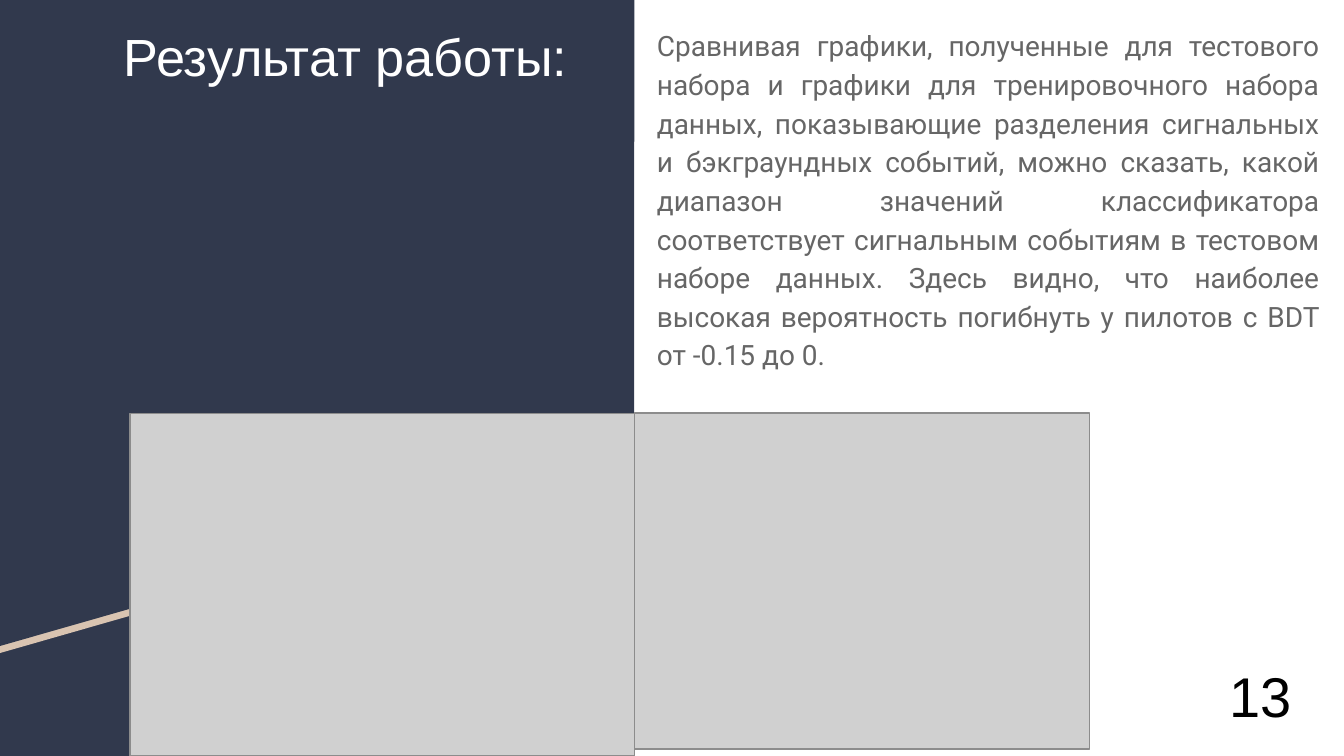
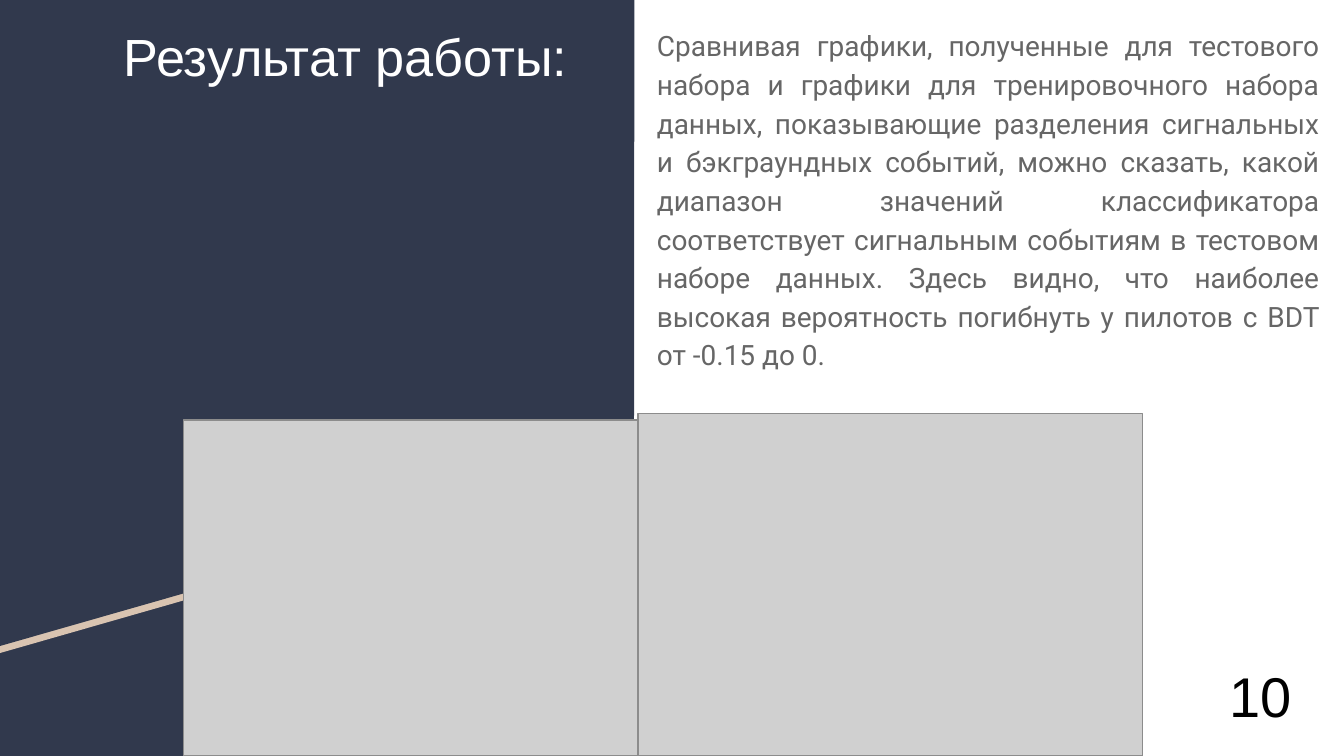
Before and after one commit to AlexanderUzunyan/TestProject, a slide deck: slide 11 of neuro/doc/TMVA.odp (slide 10 before the commit). Drawn at 1344x756 pixels with LibreOffice and Linux fonts; fonts in the diff are those of the drawing; grey boxes stand for pictures. Boxes give left, top, right and bottom in pixels: in the first picture for what was removed or moved away, otherwise in the second. Text is boxed around its words. In the diff, an @@ line names an element or a change of style, - is before the commit and + after.

```diff
--- a/neuro/doc/TMVA.odp
+++ b/neuro/doc/TMVA.odp
@@ picture resized from (x1=130, y1=413, x2=636, y2=755) to (x1=184, y1=419, x2=638, y2=755) @@
@@ picture resized from (x1=634, y1=413, x2=1089, y2=749) to (x1=638, y1=413, x2=1144, y2=755) @@
@@ title at (x1=1230, y1=678, x2=1292, y2=718): text changed @@
-13
+10
```
Also in this commit, not shown: 10 other slides changed, 3 slides added, 1 slide removed.
